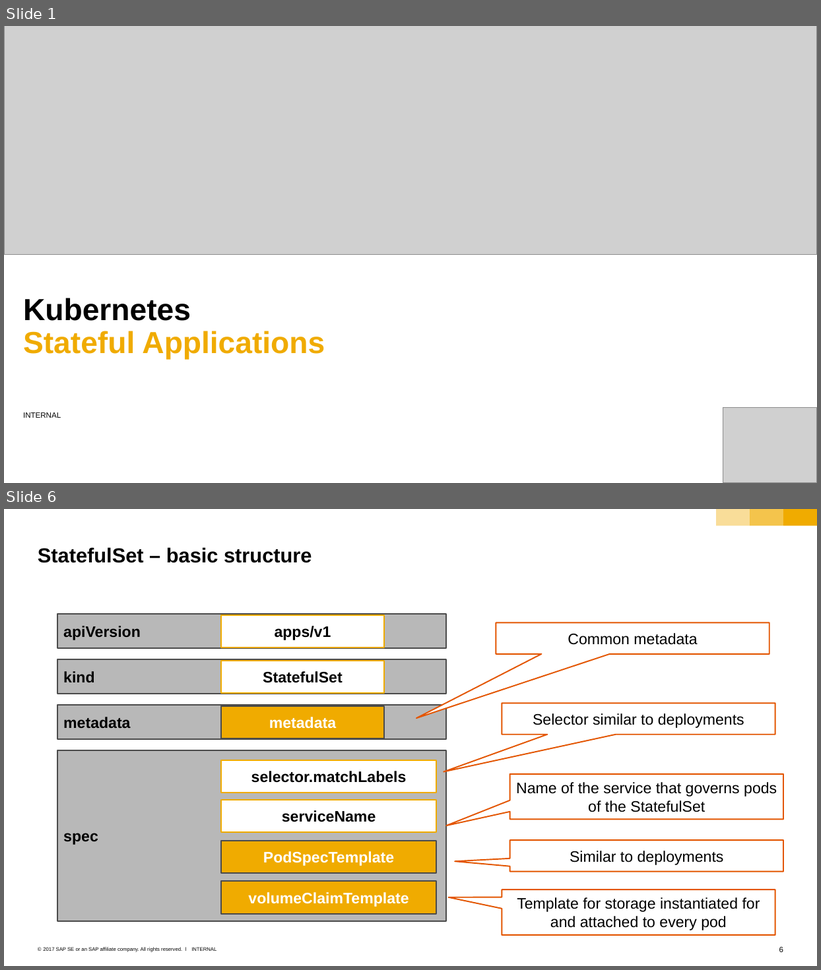
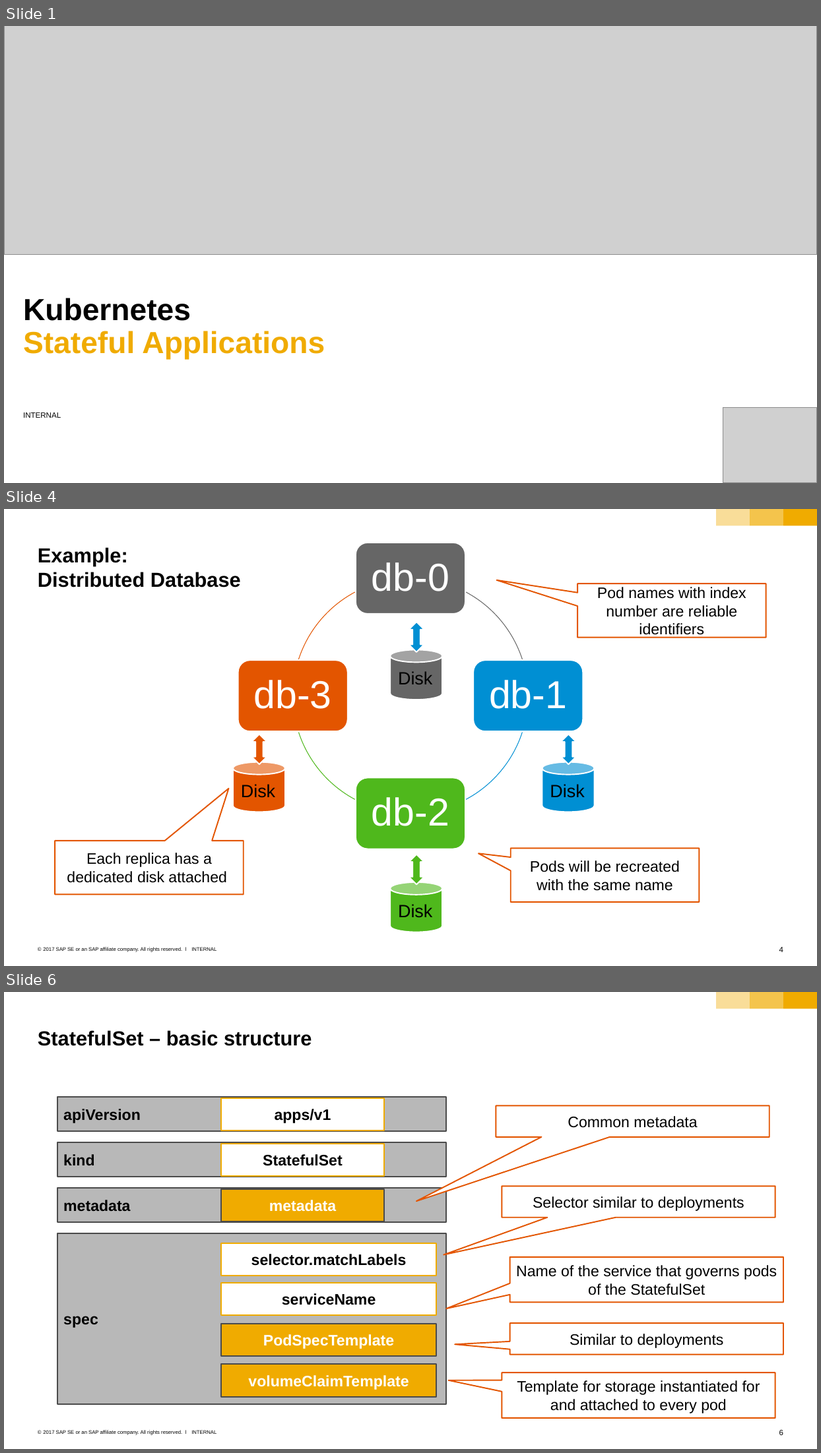
Before and after one commit to cuijiyao01/docker-k8s-training, a slide deck: kubernetes/10_statefulset.pptx. Shown one above the other, each under a label of ours: slides 1 and 6 before the commit, slides 1, 4 and 6 after it; the slides between them are not shown. The pictures are 821x970 and 821x1453 pixels, drawn with LibreOffice and Linux fonts; fonts in the diff are those of the drawing; grey boxes stand for pictures; background and template pictures are left out. Boxes give left, top, right and bottom in pixels: in the first picture for what was removed or moved away, otherwise in the second. Text is boxed around its words. In the diff, an @@ line names an element or a change of style, - is before the commit and + after.

```diff
--- a/kubernetes/10_statefulset.pptx
+++ b/kubernetes/10_statefulset.pptx
@@ slide 4 added at bbox=[4, 509, 817, 966], background #FFFFFF; not listed: 6 template elements that a slide beside it also shows @@
@@ title added at bbox=[38, 547, 241, 588], 24 pt, text #000000, bold @@
+Example:
+Distributed Database
@@ speech box added at bbox=[578, 584, 766, 638], fill #FFFFFF, outline #E35500 1.5 pt, 18 pt, text #000000 @@
+Pod names with index number are reliable identifiers
@@ speech box added at bbox=[55, 840, 244, 894], fill #FFFFFF, outline #E35500 1.5 pt, 18 pt, text #000000 @@
+Each replica has a dedicated disk attached
@@ group added at bbox=[233, 543, 595, 932]: 4 rounded rectangles, 4 texts, 4 freeform shapes, 4 cylinders, 4 up down arrows @@
+db-0
+db-1
+db-2
+db-3
+Disk
+Disk
+Disk
+Disk
@@ speech box added at bbox=[510, 848, 699, 902], fill #FFFFFF, outline #E35500 1.5 pt, 18 pt, text #000000 @@
+Pods will be recreated with the same name
```
Also in this commit, not shown: 1 slide changed, 2 other slides added, 4 slides removed.
